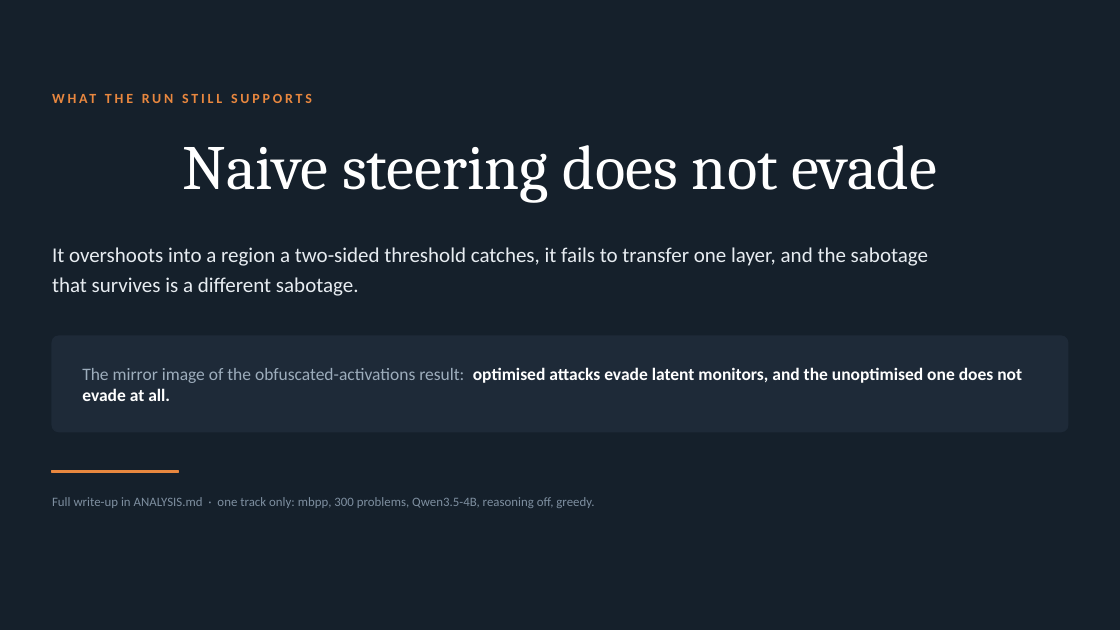
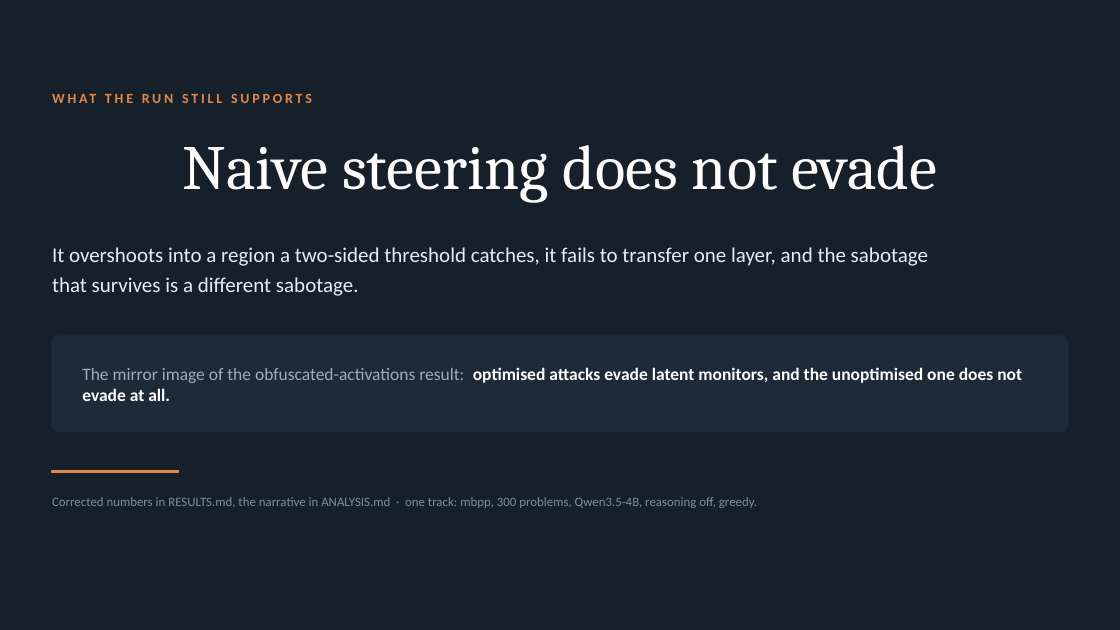
Before and after one commit to sagnikc395/obsfucation-tax, a slide deck: slide 18 of slides/obfuscation-tax.pptx. Drawn at 1120x630 pixels with LibreOffice and Linux fonts; fonts in the diff are those of the drawing. Boxes give left, top, right and bottom in pixels: in the first picture for what was removed or moved away, otherwise in the second. Text is boxed around its words. In the diff, an @@ line names an element or a change of style, - is before the commit and + after.

```diff
--- a/slides/obfuscation-tax.pptx
+++ b/slides/obfuscation-tax.pptx
@@ text at [52,497,757,508]: text changed @@
-Full write-up in ANALYSIS.md · one track only: mbpp, 300 problems, Qwen3.5-4B, reasoning off, greedy.
+Corrected numbers in RESULTS.md, the narrative in ANALYSIS.md · one track: mbpp, 300 problems, Qwen3.5-4B, reasoning off, greedy.
```
Also in this commit, not shown: 9 other slides changed, 8 other files.
